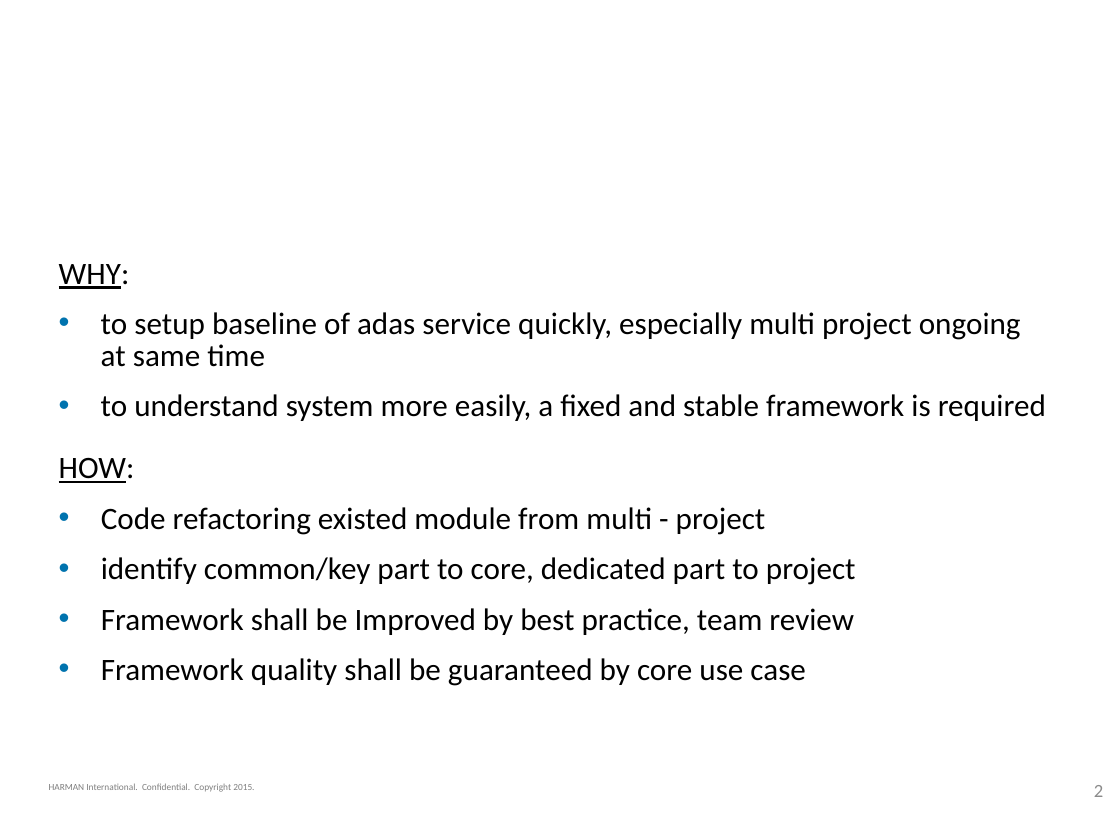
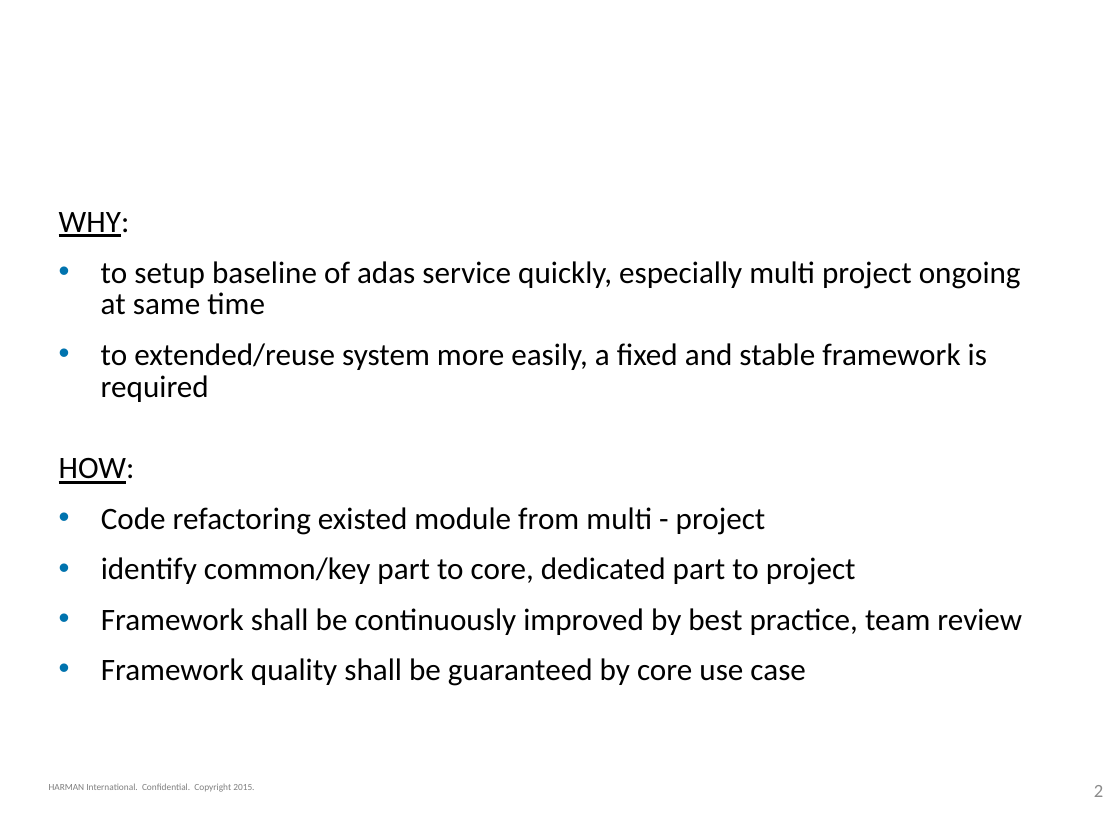
Before and after one commit to radtek/cameraframework-github, a slide deck: slide 2 of 000_Framework/init_slice.pptx. Drawn at 1120x816 pixels with LibreOffice and Linux fonts; fonts in the diff are those of the drawing; background and template pictures are left out. Boxes give left, top, right and bottom in pixels: in the first picture for what was removed or moved away, otherwise in the second. Text is boxed around its words. In the diff, an @@ line names an element or a change of style, - is before the commit and + after.

```diff
--- a/000_Framework/init_slice.pptx
+++ b/000_Framework/init_slice.pptx
@@ text "WHY:": place and size @@
-text "WHY:" at box(59, 264, 1046, 421)
+text "WHY:" at box(59, 212, 1021, 402)
@@ text at box(101, 343, 987, 402): text changed @@
-• to understand system more easily, a fixed and stable framework is required
+• to extended/reuse system more easily, a fixed and stable framework is required
@@ text at box(101, 608, 1022, 635): text changed @@
-• Framework shall be Improved by best practice, team review
+• Framework shall be continuously improved by best practice, team review
```
Also in this commit, not shown: 6 other slides changed, 1 slide added, 4 slides removed.
